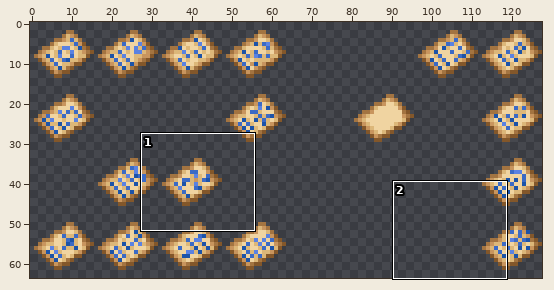
File history of a sprite sheet, unused_assets/spell pages.png. Above, an overview of the earlier version with the close-up marked.
Close-up. Before:
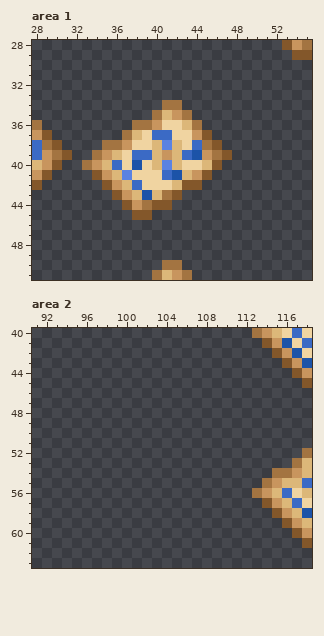
The file is 128x64 pixels. Shown: area 1: x 28..55, y 28..51; area 2: x 91..118, y 40..63.
After the commit:
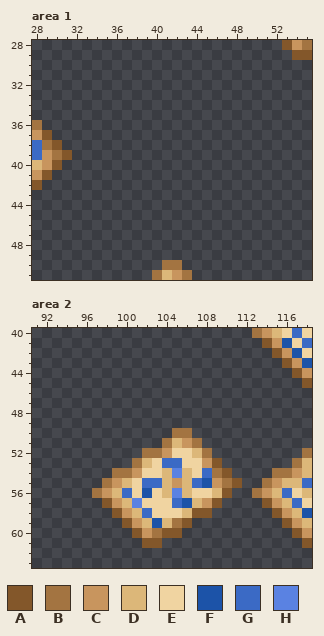
Palette (. is transparent): A #83572a  B #a37441  C #c8955e  D #dcb779  E #f0d4a1  F #1c53a8  G #3b6ac5  H #5a82e2
The commit says: add simple cold snap spell
The exact change:
Changed rows in their new state; - is an unchanged pixel.
Area 1:
first column x 33:
34 --------..-----
35 -------....----
36 -----.......---
37 ----.........--
38 --............-
39 -..............
40 ..............-
41 -............--
42 --..........---
43 ---.......-----
44 ----.....------
45 -----..--------
Area 2:
first column x 97:
50 --------BB-----
51 -------BDCB----
52 -----BBCEEDB---
53 ----BDEGGEECA--
54 --BBCEEDHDEGBA-
55 -BCDEGGDCDGFCBA
56 BCDGEFEDHDEEDA-
57 -ACDHEEEGFDCA--
58 --ACDGEEEDAA---
59 ---ACDFDBA-----
60 ----ACBAA------
61 -----AA--------
